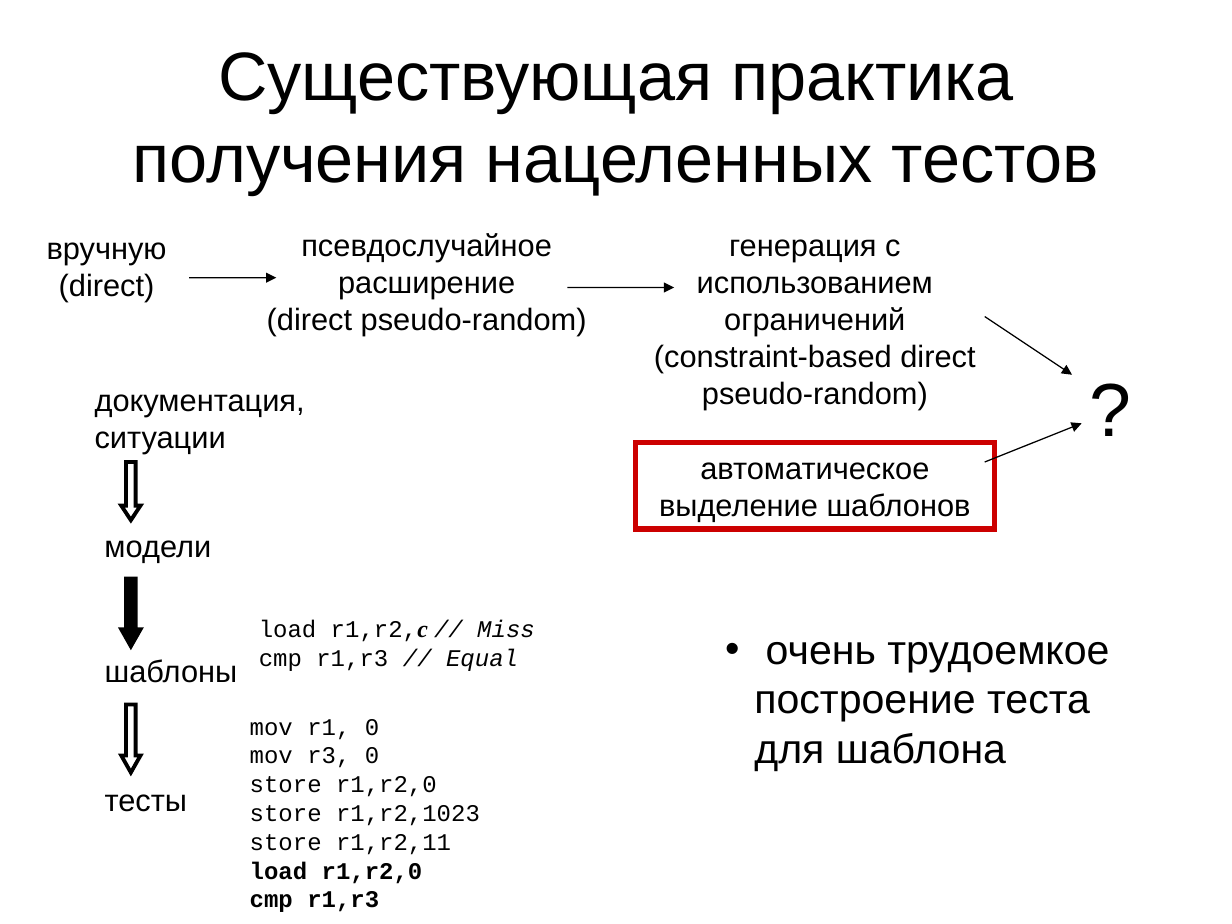
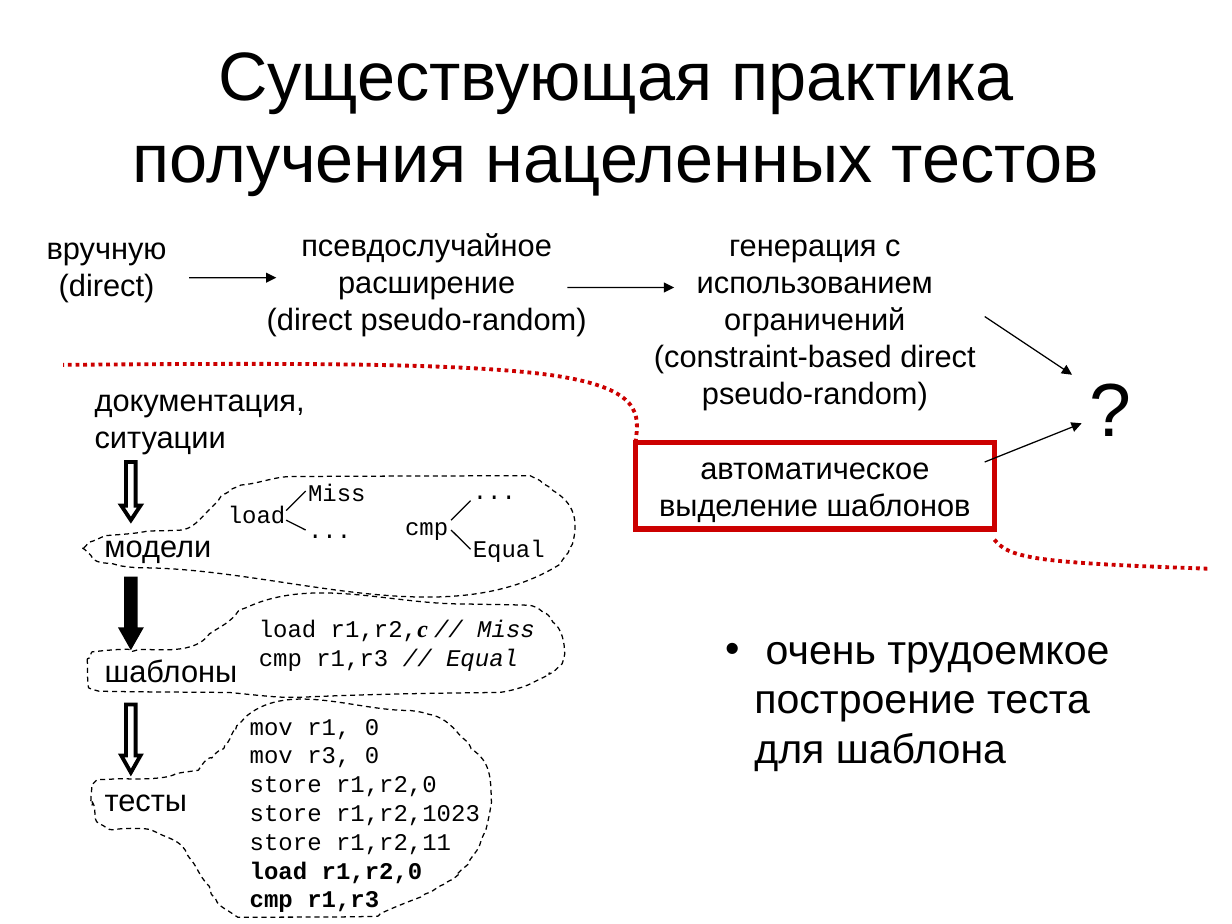
Before and after one commit to kornevgen/tesla-project, a slide deck: slide 10 of papers/THESIS/talks/pred/prethesis.ppt. Drawn at 1232x924 pixels with LibreOffice and Linux fonts; fonts in the diff are those of the drawing. Boxes give left, top, right and bottom in pixels: in the first picture for what was removed or moved away, otherwise in the second. Text is boxed around its words. In the diff, an @@ line names an element or a change of style, - is before the commit and + after.

```diff
--- a/papers/THESIS/talks/pred/prethesis.ppt
+++ b/papers/THESIS/talks/pred/prethesis.ppt
@@ freeform shape added at (x1=63, y1=362, x2=643, y2=442), outline #CC0000 2.24 pt dashed @@
@@ freeform shape added at (x1=83, y1=476, x2=579, y2=637), outline #000000 0.74 pt dashed @@
@@ text added at (x1=461, y1=469, x2=529, y2=511), 14 pt, text #000000 @@
+...
@@ text added at (x1=228, y1=505, x2=286, y2=524), 14 pt, text #000000 @@
+load
@@ line added from (286, 510) to (306, 492), #000000 0.74 pt @@
@@ text added at (x1=296, y1=509, x2=363, y2=551), 14 pt, text #000000 @@
+...
@@ text added at (x1=308, y1=484, x2=366, y2=502), 14 pt, text #000000 @@
+Miss
@@ line added from (451, 520) to (471, 500), #000000 0.74 pt @@
@@ line added from (286, 520) to (306, 530), #000000 0.74 pt @@
@@ text added at (x1=405, y1=522, x2=448, y2=540), 14 pt, text #000000 @@
+cmp
@@ line added from (451, 530) to (471, 549), #000000 0.74 pt @@
@@ text added at (x1=473, y1=540, x2=545, y2=562), 14 pt, text #000000 @@
+Equal
@@ freeform shape added at (x1=994, y1=540, x2=1207, y2=569), outline #CC0000 2.24 pt dashed @@
@@ freeform shape added at (x1=87, y1=577, x2=565, y2=702), outline #000000 0.74 pt dashed @@
@@ freeform shape added at (x1=90, y1=681, x2=492, y2=917), outline #000000 0.74 pt dashed @@
```
Also in this commit, not shown: 4 other slides changed, 3 slides added, 1 slide removed.
